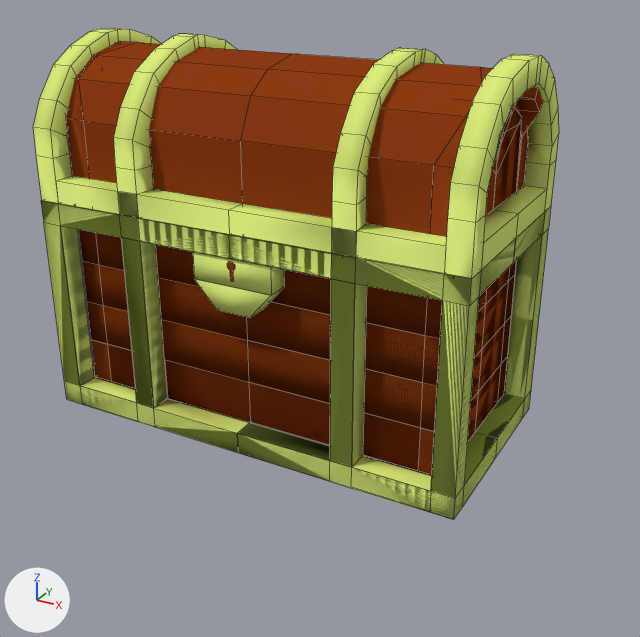
A saved change to the Blender file Assets/Models/chest.blend.
One viewpoint serves both versions: a 50 mm lens placed at (3.21, -5.75, 3.2), pointed at (-0.12, 0.31, 0.17). Arrows for +X, +Y and +Z are at lower left; the lights stay in place. Mesh edges are drawn as thin lines.

Objects in the first picture: 'Deckel', 'Truhe'.
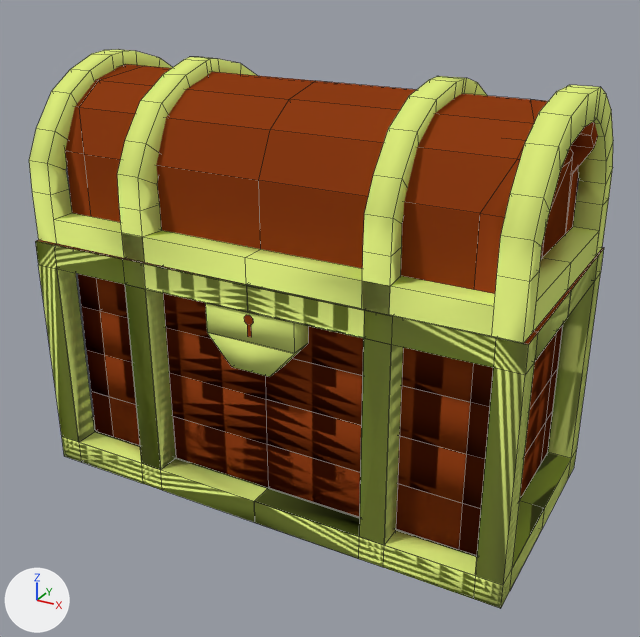
Changed parts and their boxes (x1, y1, x2, y2) in the pictures (640 x 637 px):
'Truhe', moved: before (41, 200, 551, 520); after (35, 240, 604, 608)
'Deckel', moved, turned, rescaled: before (33, 28, 559, 279); after (29, 49, 613, 343)

The change, as a list of edits to the scene's bpy script:
```text
Change ob_truhe:
    ob_truhe.location: (-0.62, 0.74, 0.0) -> (-0.01, 0.05, -0.07)
Change ob_deckel:
    remove ob_deckel.parent = ob_truhe
    ob_deckel.location: (-0.00606, 0.0545, 1.419) -> (-0.0118, 0.0969, 1.348)
    ob_deckel.rotation_euler: (0.0, 0.0, 0.0) -> (-0.000172, -0.000929, -0.00992)  # degrees (0, 0, 0) -> degrees (0, -0.1, -0.6)
    ob_deckel.scale: (1.0, 1.0, 1.0) -> (0.991, 0.991, 0.991)
```
